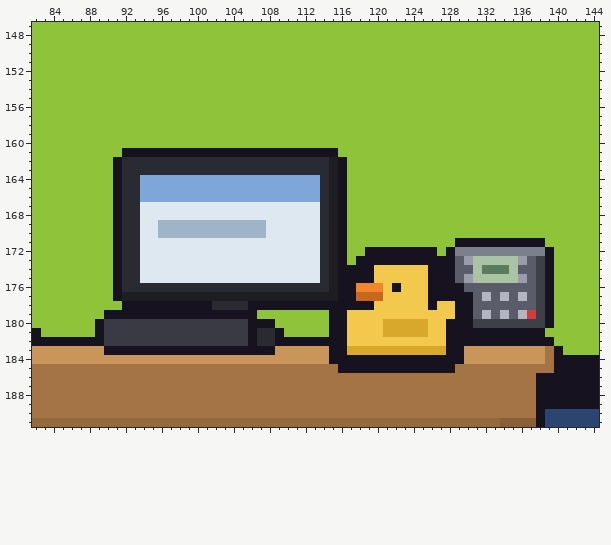
Pixel-art file -- office/main_floor.aseprite. Above, as it was before the edit.
368x320 pixels, 1 frame. Colours within 5 levels of each other are drawn and written as one. Shown: x 82..144, y 147..191. The commit also changed other parts of the picture, which this record leaves out.
Once edited:
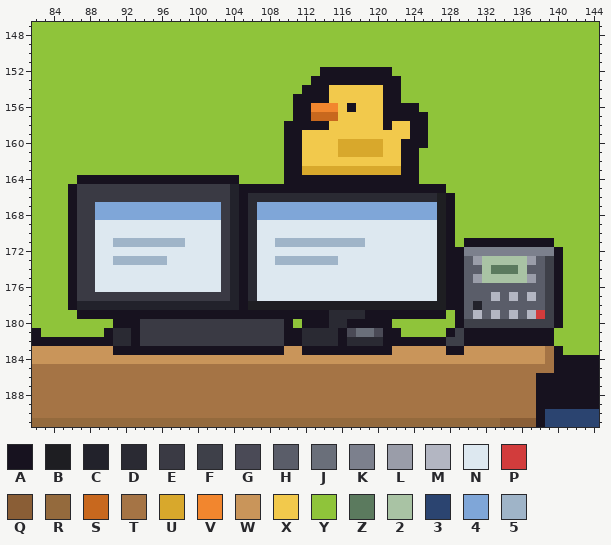
Palette (. is transparent): A #17121f  B #1e1e22  C #22222b  D #2a2a33  E #3a3a44  F #3e4049  G #4a4a56  H #5a5d69  J #6a6f7a  K #7c808d  L #9a9da9  M #b3b6c2  N #dde8f0  P #d23c3c  Q #8a5e36  R #946a3d  S #c8681e  T #a57445  U #d8a82c  V #f2862e  W #c9955a  X #f2c94c  Y #8fc43a  Z #5b7a5e  2 #a9c3a4  3 #2b4470  4 #7fa6d8  5 #9fb4c8
Changes in this commit:
Changed rows in their new state; - is an unchanged pixel.
Layer "OpenDeskProps":
first column x 86:
152 ----------------------------AAAAAAAA-------------------
153 ---------------------------AAAAAAAAAA------------------
154 --------------------------AAAXXXXXXAA------------------
155 -------------------------AAAAXXXXXXAA------------------
156 -------------------------AAVVVXAXXXAAAA----------------
157 -------------------------AASSSXXXXXAAAAA---------------
158 ------------------------AAAAAXXXXXXAXXAA---------------
159 ------------------------AAXXXXXXXXXXXXAA---------------
160 ------------------------AAXXXXUUUUUXXAAA---------------
161 ------YYYYYYYYYYYYYYYYYY--XXXXUUUUUXXAA----------------
162 -----YYYYYYYYYYYYYYYYYYYAAXXXXXXXXXXXAA----------------
163 -----YYYYYYYYYYYYYYYYYYYAAUUUUUUUUUUUAA----------------
164 -AAAA-AAAAAAAAAAAAAYYYYYAAAAAA-AAAAAAAA----------------
165 AEEEEEEEEEEEEEEEEECAAAAAAAAAAA-AAAAAAAAAAA-------------
166 AEEEEEEEEEEEEEEEEECADDDDDDDD-DDDDDDDDDDDDBA------------
167 AEE44444444444444ECAD44444444444444444444BA------------
168 AEE44444444444444ECAD44444444444444444444BA------------
169 AEENNNNN--NNNNNNNECADN------NNNNNNNNNNNNNBA------------
170 AEENNNNN--NNNNNNNECADN------NNNNNNNNNNNNNBA------------
171 AEENN55555555----ECAD--5555555555NNNNNNNNBAY---------A-
172 AEENNNNN---------ECAD-------NNNNNNNNNNNNNB-A---------KA
173 AEENN555555------ECAD--5555555NNNNNNNNNNNB-AHL----2LHFA
174 AEENNNNN---------ECAD-------NNNNNNNNNNNNNB-A-H2--Z2-HFA
175 AEENNNNN---------ECAD-------NNNNNNNNNNNNNB-AHL----2LHFA
176 AEENNNNNNNNNNNNNNECA-NNNNNNNNNNNNNNNNNNNNB----------HFA
177 AEEEEEEEEEEEEEEEEECADNNNNNNNNNNNNNNNNNNNNB--H-HMHMHMHFA
178 ACCCCCCCCCCCCCCCCCCABBBBBBBBBBBBBBBBBBBBBBA-HC------HFA
179 -AAA-----------------AAAAAAAADDDDAAAAAAAAAY-HMHMHMHMPFA
180 ---YYAAA------------EEEEA-AAADDAAAAAYYYYYYY-F--------FA
181 ---YADDA------------EEEEAADDDD-GJJGAAYYYYY-F---------A-
182 ----ADDA------------EEEE--DDDD-DDDDAAAAAAAFF-----------
183 ----W------------------A--AAA--AAAAAWWWWWW-------------
184 -----------------------------WWWWWWWWWWWWWWW-----------
185 ------------------------------TTTTTTTTTTTTT------------
